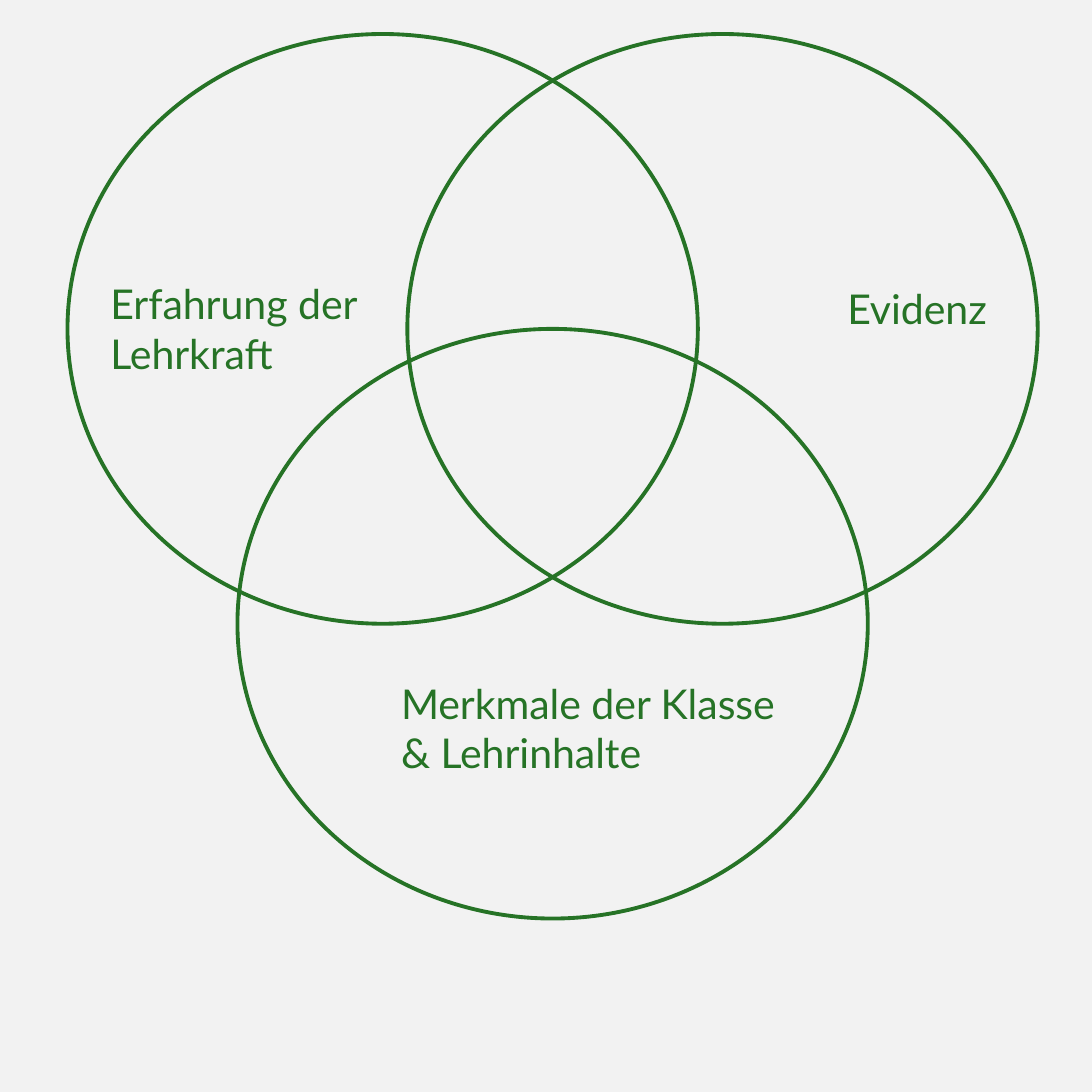
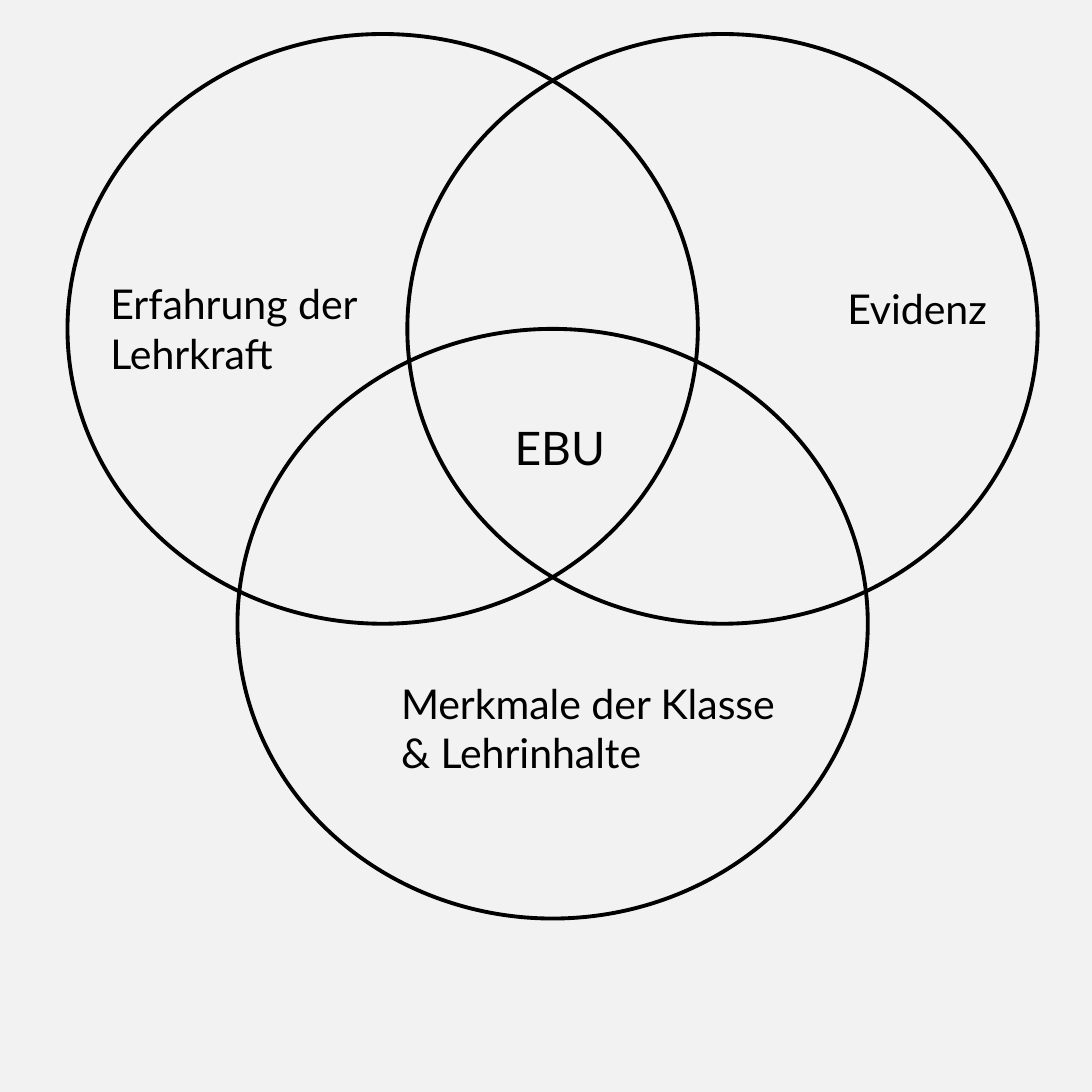
Before and after one commit to kirstinschmidt/Schmidt_Disputation, a slide deck: slide 1 of img/Praxiskonzept.pptx. Drawn at 1092x1092 pixels with LibreOffice and Linux fonts; fonts in the diff are those of the drawing. Boxes give left, top, right and bottom in pixels: in the first picture for what was removed or moved away, otherwise in the second. Text is boxed around its words. In the diff, an @@ line names an element or a change of style, - is before the commit and + after.

```diff
--- a/img/Praxiskonzept.pptx
+++ b/img/Praxiskonzept.pptx
@@ outline #267326 1.5 pt to #000000 1.5 pt in 3 elements at box(68, 33, 698, 623), box(406, 33, 1037, 623), box(237, 329, 867, 918) @@
@@ text added at box(515, 432, 605, 466), 18 pt, text #000000 @@
+EBU
@@ text colour #267326 to #000000 in 3 elements at box(110, 288, 358, 370), box(847, 293, 987, 325), box(401, 688, 775, 769) @@
```
Also in this commit, not shown: 46 other files.
